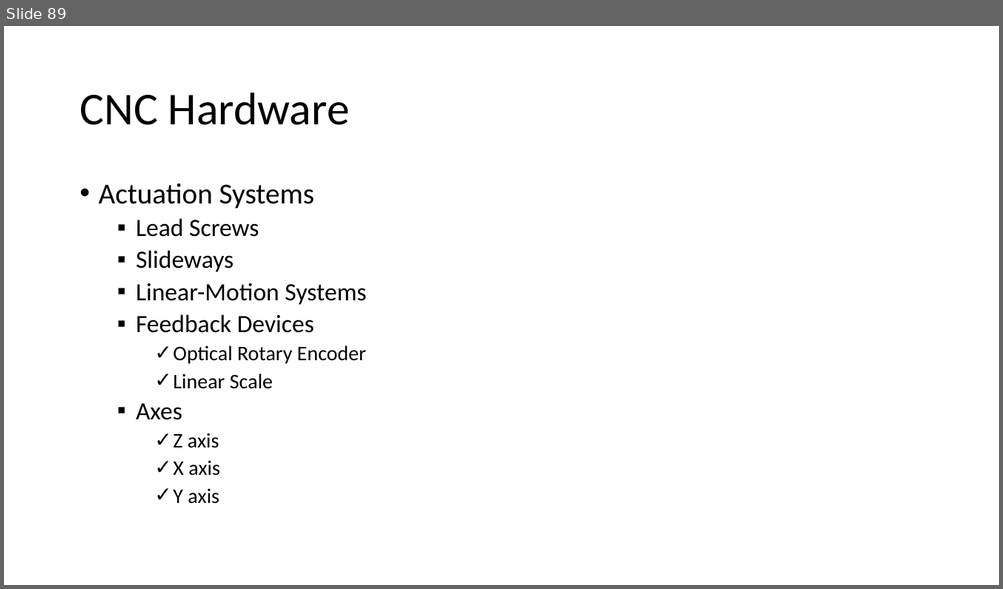
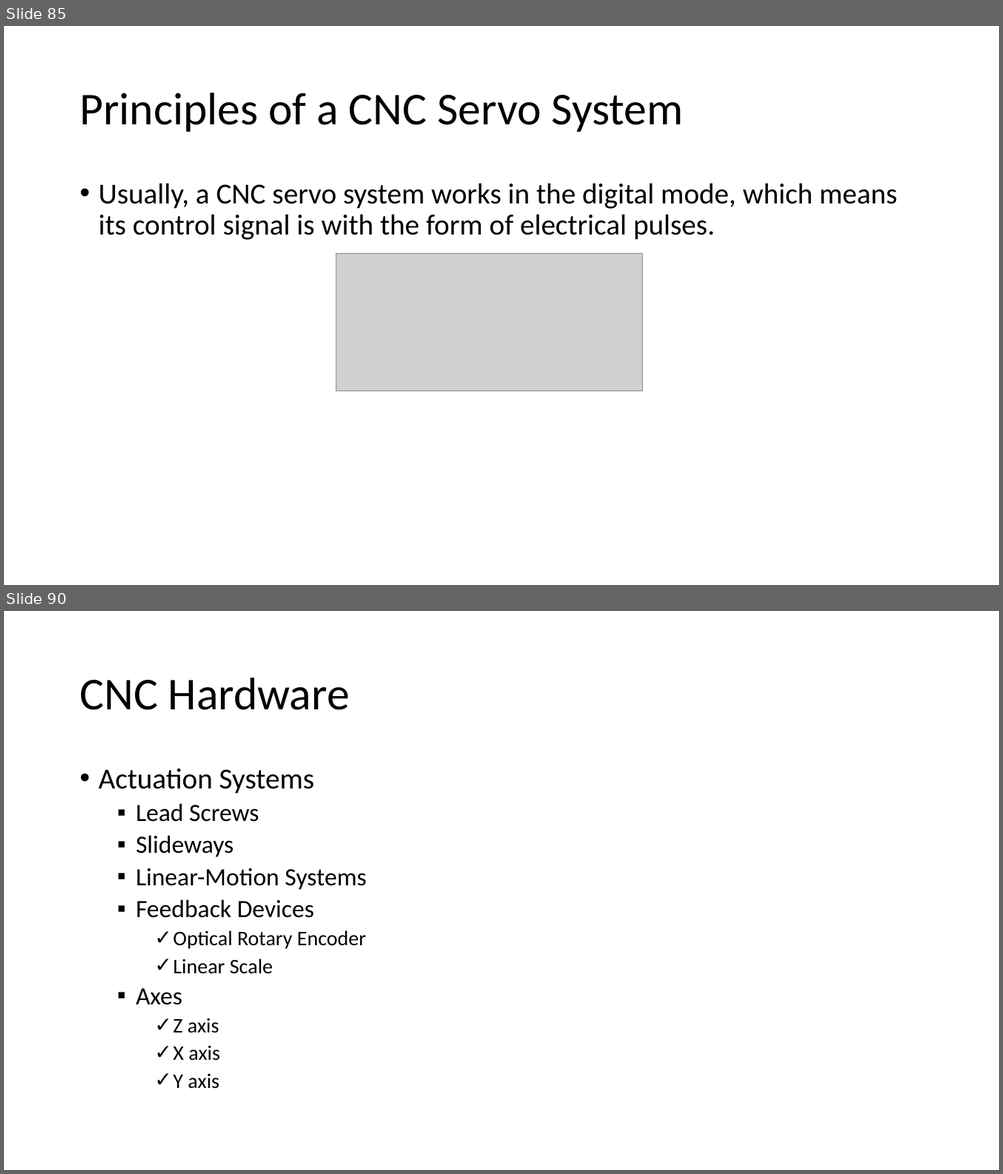
Before and after one commit to Jinny-Ching/cad_cam_course, a slide deck: CAD_CAM.pptx. Shown one above the other, each under a label of ours: slide 89 before the commit, slides 85 and 90 after it; the slides between them are not shown. The pictures are 1003x589 and 1003x1174 pixels, drawn with LibreOffice and Linux fonts; fonts in the diff are those of the drawing; grey boxes stand for pictures. Boxes give left, top, right and bottom in pixels: in the first picture for what was removed or moved away, otherwise in the second. Text is boxed around its words. In the diff, an @@ line names an element or a change of style, - is before the commit and + after.

```diff
--- a/CAD_CAM.pptx
+++ b/CAD_CAM.pptx
@@ slide 85 added at <box>4,26,999,585</box>, background #FFFFFF @@
@@ title added at <box>79,93,683,132</box>, 44 pt, text #000000 @@
+Principles of a CNC Servo System
@@ text added at <box>99,183,896,240</box>, 28 pt, text #000000 @@
+• Usually, a CNC servo system works in the digital mode, which means its control signal is with the form of electrical pulses.
@@ picture added at <box>336,254,643,391</box> @@
@@ what was slide 89 is now slide 90 @@
```
Also in this commit, not shown: 6 slides changed, 6 other slides added.
